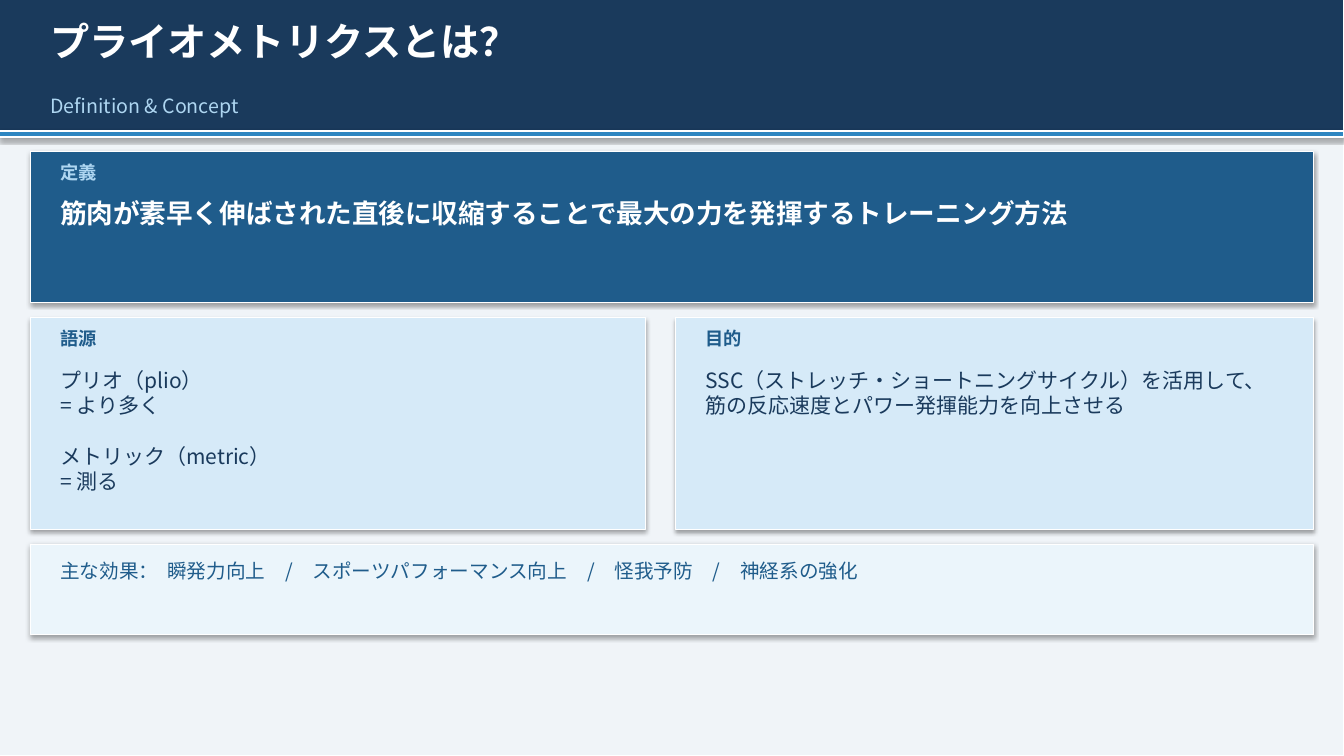
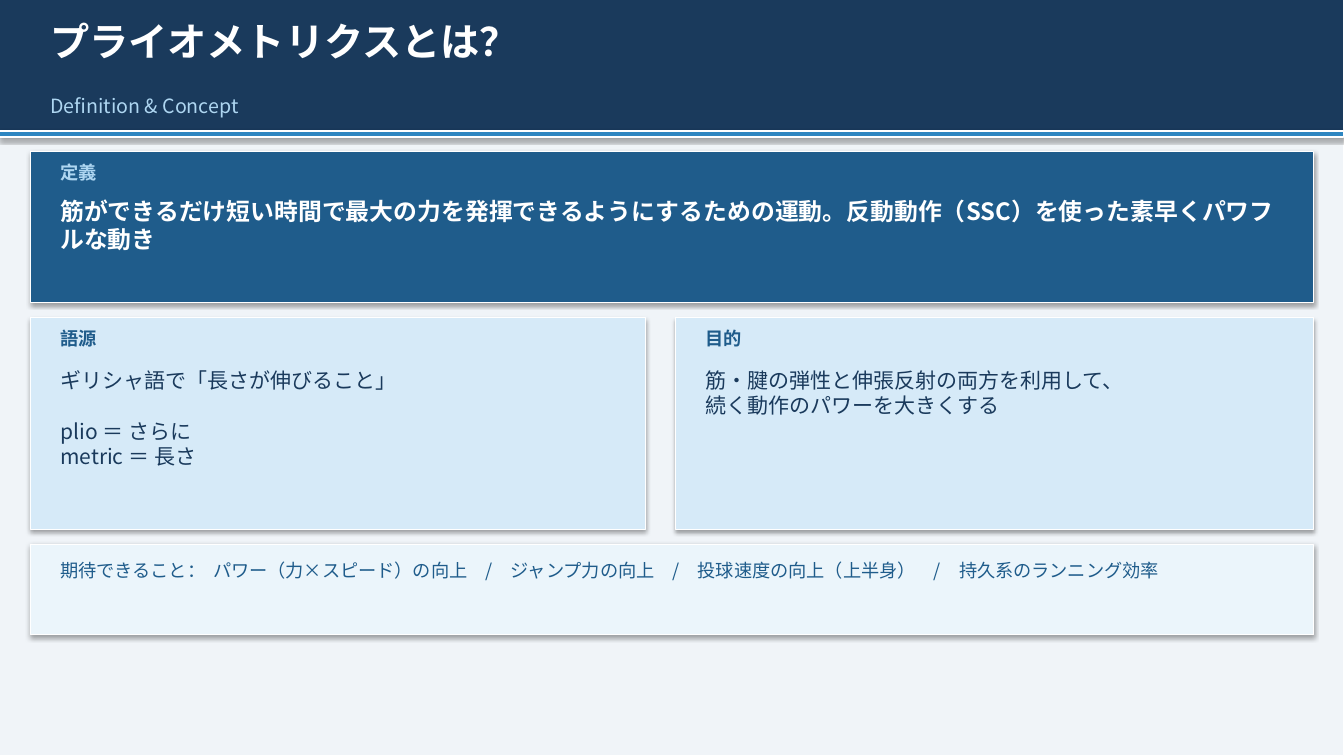
Before and after one commit to nagata2004-hub/sports-trainer-site, a slide deck: slide 3 of plyometrics/⑤プライオメトリクス講義スライド.pptx. Drawn at 1344x756 pixels with LibreOffice and Linux fonts; fonts in the diff are those of the drawing. Boxes give left, top, right and bottom in pixels: in the first picture for what was removed or moved away, otherwise in the second. Text is boxed around its words. In the diff, an @@ line names an element or a change of style, - is before the commit and + after.

```diff
--- a/plyometrics/⑤プライオメトリクス講義スライド.pptx
+++ b/plyometrics/⑤プライオメトリクス講義スライド.pptx
@@ text at (60,199,1273,250): text changed; size 19 to 17 pt @@
-筋肉が素早く伸ばされた直後に収縮することで最大の力を発揮するトレーニング方法
+筋ができるだけ短い時間で最大の力を発揮できるようにするための運動。反動動作（SSC）を使った素早くパワフルな動き
@@ text at (60,370,396,466): text changed @@
-プリオ（plio）
-= より多く
-メトリック（metric）
-= 測る
+ギリシャ語で「長さが伸びること」
+plio ＝ さらに
+metric ＝ 長さ
@@ text at (706,370,1124,415): text changed @@
-SSC（ストレッチ・ショートニングサイクル）を活用して、
-筋の反応速度とパワー発揮能力を向上させる
+筋・腱の弾性と伸張反射の両方を利用して、
+続く動作のパワーを大きくする
@@ text at (60,561,1159,579): text changed; size 14 to 13 pt @@
-主な効果： 瞬発力向上 / スポーツパフォーマンス向上 / 怪我予防 / 神経系の強化
+期待できること： パワー（力×スピード）の向上 / ジャンプ力の向上 / 投球速度の向上（上半身） / 持久系のランニング効率
```
Also in this commit, not shown: 19 other slides changed, 4 other files.
